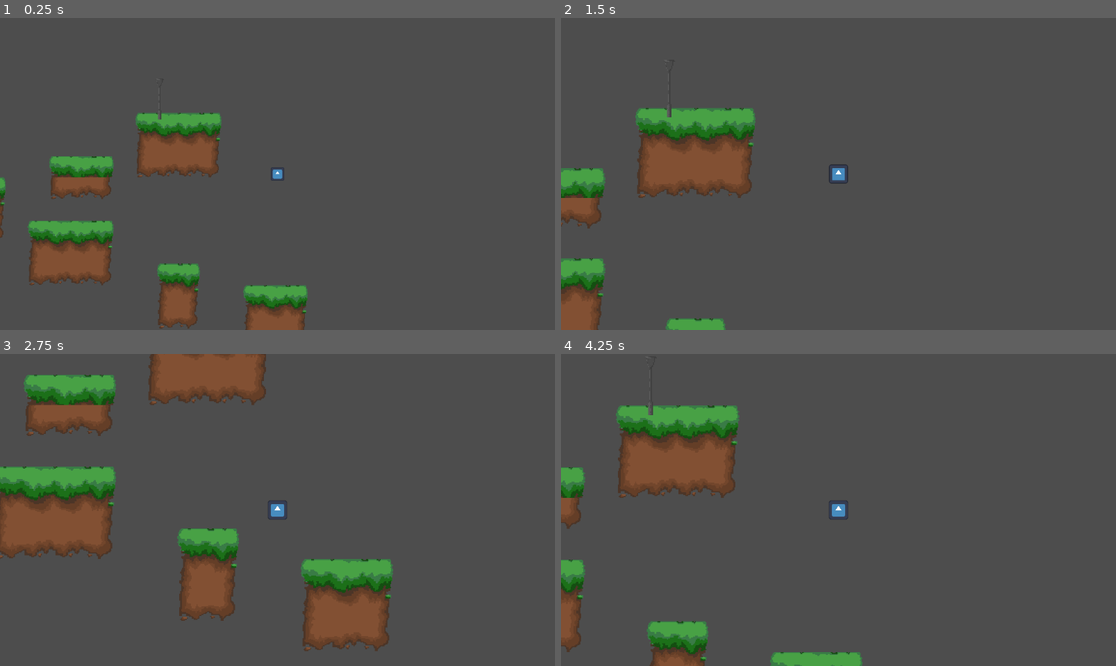
Above: before the commit, frames 1-4 (two rows, left to right).
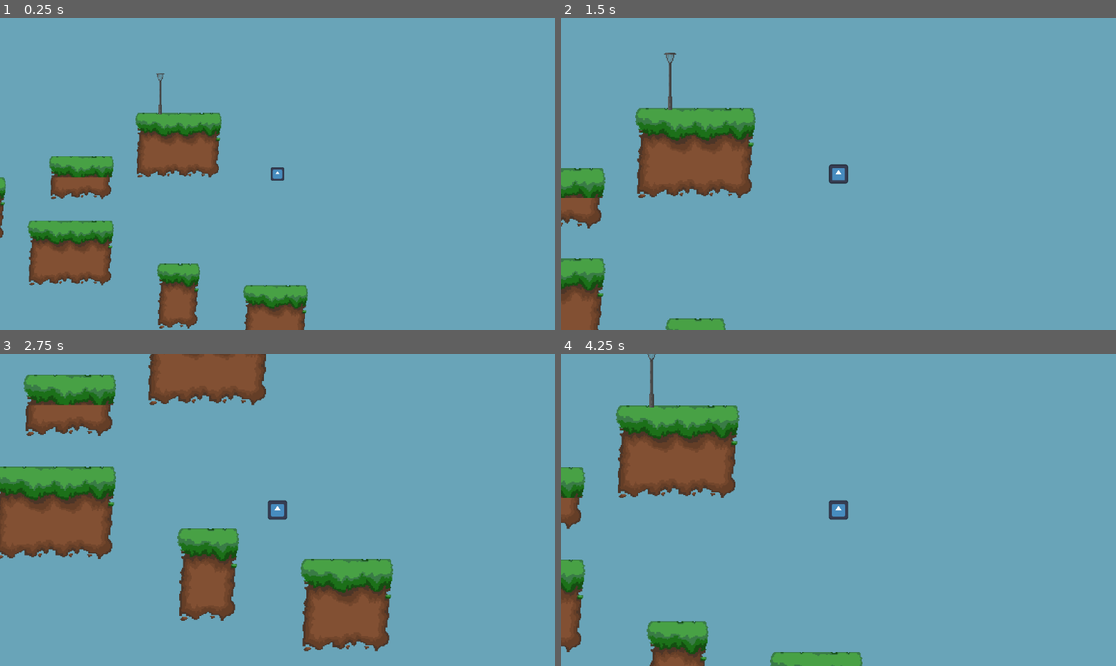
Above: after the commit, the same moments.

Repository: OriginalKitCat/the-treasure-of-treveldor
Game: Godot game, scene res://main.tscn
The game is run twice, just before and just after one commit, with the same random seed, the same clock (stepped at 60 frames per second) and the same inputs. The engine's default icon, where the game draws it, is replaced by a stand-in: a white triangle on a blue panel in a dark square.
Inputs:
- Up to frame 1 (0.25 s): no input
- Up to frame 2 (1.5 s): tap Enter (ui_accept) at 0.5, 0.77 s; hold Right (ui_right) from 0.53 s (still down); tap Alt at 0.6 s; tap Shift at 1.35 s
- Up to frame 3 (2.75 s): tap Enter (ui_accept) at 1.52 s; release Right (ui_right) at 2.03 s; hold Left (ui_left) from 2.03 s (still down); tap Alt at 2.1 s
- Up to frame 4 (4.25 s): release Left (ui_left) at 2.78 s; hold Right (ui_right) from 2.78 s (still down); tap Shift at 2.85 s; tap Enter (ui_accept) at 3.02, 3.77 s; tap Alt at 3.6 s

The runs differ from the first frame. In frame 1, 90% of the frame differs, in the area x 0-100%, y 0-100%; in frame 2, 91%; in frame 3, 81%; in frame 4, 90%.

Commit message:
added images

Diff:
--- a/main.tscn
+++ b/main.tscn
@@ -126,55 +126,56 @@
 script = ExtResource("3_h2yge")
 
 [node name="Checkpoint" parent="CheckpointManager" instance=ExtResource("5_7mycd")]
+position = Vector2(1, -8)
 
 [node name="DeathZone" parent="." instance=ExtResource("4_lquwl")]
 position = Vector2(79, 407)
 
 [connection signal="body_entered" from="TileMapLayer/DeathZone" to="TileMapLayer/DeathZone" method="_on_body_entered"]
-[connection signal="body_entered" from="TileMapLayer/@Area2D@117460" to="TileMapLayer/@Area2D@117460" method="_on_body_entered"]
-[connection signal="body_entered" from="TileMapLayer/@Area2D@117461" to="TileMapLayer/@Area2D@117461" method="_on_body_entered"]
-[connection signal="body_entered" from="TileMapLayer/@Area2D@117462" to="TileMapLayer/@Area2D@117462" method="_on_body_entered"]
-[connection signal="body_entered" from="TileMapLayer/@Area2D@117463" to="TileMapLayer/@Area2D@117463" method="_on_body_entered"]
-[connection signal="body_entered" from="TileMapLayer/@Area2D@117464" to="TileMapLayer/@Area2D@117464" method="_on_body_entered"]
-[connection signal="body_entered" from="TileMapLayer/@Area2D@117465" to="TileMapLayer/@Area2D@117465" method="_on_body_entered"]
-[connection signal="body_entered" from="TileMapLayer/@Area2D@117466" to="TileMapLayer/@Area2D@117466" method="_on_body_entered"]
-[connection signal="body_entered" from="TileMapLayer/@Area2D@117467" to="TileMapLayer/@Area2D@117467" method="_on_body_entered"]
-[connection signal="body_entered" from="TileMapLayer/@Area2D@117468" to="TileMapLayer/@Area2D@117468" method="_on_body_entered"]
-[connection signal="body_entered" from="TileMapLayer/@Area2D@117469" to="TileMapLayer/@Area2D@117469" method="_on_body_entered"]
-[connection signal="body_entered" from="TileMapLayer/@Area2D@117470" to="TileMapLayer/@Area2D@117470" method="_on_body_entered"]
-[connection signal="body_entered" from="TileMapLayer/@Area2D@117471" to="TileMapLayer/@Area2D@117471" method="_on_body_entered"]
-[connection signal="body_entered" from="TileMapLayer/@Area2D@117472" to="TileMapLayer/@Area2D@117472" method="_on_body_entered"]
-[connection signal="body_entered" from="TileMapLayer/@Area2D@117473" to="TileMapLayer/@Area2D@117473" method="_on_body_entered"]
-[connection signal="body_entered" from="TileMapLayer/@Area2D@117474" to="TileMapLayer/@Area2D@117474" method="_on_body_entered"]
-[connection signal="body_entered" from="TileMapLayer/@Area2D@117475" to="TileMapLayer/@Area2D@117475" method="_on_body_entered"]
-[connection signal="body_entered" from="TileMapLayer/@Area2D@117476" to="TileMapLayer/@Area2D@117476" method="_on_body_entered"]
-[connection signal="body_entered" from="TileMapLayer/@Area2D@117477" to="TileMapLayer/@Area2D@117477" method="_on_body_entered"]
-[connection signal="body_entered" from="TileMapLayer/@Area2D@117478" to="TileMapLayer/@Area2D@117478" method="_on_body_entered"]
-[connection signal="body_entered" from="TileMapLayer/@Area2D@117479" to="TileMapLayer/@Area2D@117479" method="_on_body_entered"]
-[connection signal="body_entered" from="TileMapLayer/@Area2D@117480" to="TileMapLayer/@Area2D@117480" method="_on_body_entered"]
-[connection signal="body_entered" from="TileMapLayer/@Area2D@117481" to="TileMapLayer/@Area2D@117481" method="_on_body_entered"]
-[connection signal="body_entered" from="TileMapLayer/@Area2D@117482" to="TileMapLayer/@Area2D@117482" method="_on_body_entered"]
-[connection signal="body_entered" from="TileMapLayer/@Area2D@117483" to="TileMapLayer/@Area2D@117483" method="_on_body_entered"]
-[connection signal="body_entered" from="TileMapLayer/@Area2D@117484" to="TileMapLayer/@Area2D@117484" method="_on_body_entered"]
-[connection signal="body_entered" from="TileMapLayer/@Area2D@117485" to="TileMapLayer/@Area2D@117485" method="_on_body_entered"]
-[connection signal="body_entered" from="TileMapLayer/@Area2D@117486" to="TileMapLayer/@Area2D@117486" method="_on_body_entered"]
-[connection signal="body_entered" from="TileMapLayer/@Area2D@117487" to="TileMapLayer/@Area2D@117487" method="_on_body_entered"]
-[connection signal="body_entered" from="TileMapLayer/@Area2D@117488" to="TileMapLayer/@Area2D@117488" method="_on_body_entered"]
-[connection signal="body_entered" from="TileMapLayer/@Area2D@117489" to="TileMapLayer/@Area2D@117489" method="_on_body_entered"]
-[connection signal="body_entered" from="TileMapLayer/@Area2D@117490" to="TileMapLayer/@Area2D@117490" method="_on_body_entered"]
-[connection signal="body_entered" from="TileMapLayer/@Area2D@117491" to="TileMapLayer/@Area2D@117491" method="_on_body_entered"]
-[connection signal="body_entered" from="TileMapLayer/@Area2D@117492" to="TileMapLayer/@Area2D@117492" method="_on_body_entered"]
-[connection signal="body_entered" from="TileMapLayer/@Area2D@117493" to="TileMapLayer/@Area2D@117493" method="_on_body_entered"]
-[connection signal="body_entered" from="TileMapLayer/@Area2D@117494" to="TileMapLayer/@Area2D@117494" method="_on_body_entered"]
-[connection signal="body_entered" from="TileMapLayer/@Area2D@117495" to="TileMapLayer/@Area2D@117495" method="_on_body_entered"]
-[connection signal="body_entered" from="TileMapLayer/@Area2D@117496" to="TileMapLayer/@Area2D@117496" method="_on_body_entered"]
-[connection signal="body_entered" from="TileMapLayer/@Area2D@117497" to="TileMapLayer/@Area2D@117497" method="_on_body_entered"]
-[connection signal="body_entered" from="TileMapLayer/@Area2D@117498" to="TileMapLayer/@Area2D@117498" method="_on_body_entered"]
-[connection signal="body_entered" from="TileMapLayer/@Area2D@117499" to="TileMapLayer/@Area2D@117499" method="_on_body_entered"]
-[connection signal="body_entered" from="TileMapLayer/@Area2D@117500" to="TileMapLayer/@Area2D@117500" method="_on_body_entered"]
-[connection signal="body_entered" from="TileMapLayer/@Area2D@117501" to="TileMapLayer/@Area2D@117501" method="_on_body_entered"]
-[connection signal="body_entered" from="TileMapLayer/@Area2D@117502" to="TileMapLayer/@Area2D@117502" method="_on_body_entered"]
-[connection signal="body_entered" from="TileMapLayer/@Area2D@117503" to="TileMapLayer/@Area2D@117503" method="_on_body_entered"]
-[connection signal="body_entered" from="TileMapLayer/@Area2D@117504" to="TileMapLayer/@Area2D@117504" method="_on_body_entered"]
-[connection signal="body_entered" from="TileMapLayer/@Area2D@117505" to="TileMapLayer/@Area2D@117505" method="_on_body_entered"]
-[connection signal="body_entered" from="TileMapLayer/@Area2D@117506" to="TileMapLayer/@Area2D@117506" method="_on_body_entered"]
+[connection signal="body_entered" from="TileMapLayer/@Area2D@119399" to="TileMapLayer/@Area2D@119399" method="_on_body_entered"]
+[connection signal="body_entered" from="TileMapLayer/@Area2D@119400" to="TileMapLayer/@Area2D@119400" method="_on_body_entered"]
+[connection signal="body_entered" from="TileMapLayer/@Area2D@119401" to="TileMapLayer/@Area2D@119401" method="_on_body_entered"]
+[connection signal="body_entered" from="TileMapLayer/@Area2D@119402" to="TileMapLayer/@Area2D@119402" method="_on_body_entered"]
+[connection signal="body_entered" from="TileMapLayer/@Area2D@119403" to="TileMapLayer/@Area2D@119403" method="_on_body_entered"]
+[connection signal="body_entered" from="TileMapLayer/@Area2D@119404" to="TileMapLayer/@Area2D@119404" method="_on_body_entered"]
+[connection signal="body_entered" from="TileMapLayer/@Area2D@119405" to="TileMapLayer/@Area2D@119405" method="_on_body_entered"]
+[connection signal="body_entered" from="TileMapLayer/@Area2D@119406" to="TileMapLayer/@Area2D@119406" method="_on_body_entered"]
+[connection signal="body_entered" from="TileMapLayer/@Area2D@119407" to="TileMapLayer/@Area2D@119407" method="_on_body_entered"]
+[connection signal="body_entered" from="TileMapLayer/@Area2D@119408" to="TileMapLayer/@Area2D@119408" method="_on_body_entered"]
+[connection signal="body_entered" from="TileMapLayer/@Area2D@119409" to="TileMapLayer/@Area2D@119409" method="_on_body_entered"]
+[connection signal="body_entered" from="TileMapLayer/@Area2D@119410" to="TileMapLayer/@Area2D@119410" method="_on_body_entered"]
+[connection signal="body_entered" from="TileMapLayer/@Area2D@119411" to="TileMapLayer/@Area2D@119411" method="_on_body_entered"]
+[connection signal="body_entered" from="TileMapLayer/@Area2D@119412" to="TileMapLayer/@Area2D@119412" method="_on_body_entered"]
+[connection signal="body_entered" from="TileMapLayer/@Area2D@119413" to="TileMapLayer/@Area2D@119413" method="_on_body_entered"]
+[connection signal="body_entered" from="TileMapLayer/@Area2D@119414" to="TileMapLayer/@Area2D@119414" method="_on_body_entered"]
+[connection signal="body_entered" from="TileMapLayer/@Area2D@119415" to="TileMapLayer/@Area2D@119415" method="_on_body_entered"]
+[connection signal="body_entered" from="TileMapLayer/@Area2D@119416" to="TileMapLayer/@Area2D@119416" method="_on_body_entered"]
+[connection signal="body_entered" from="TileMapLayer/@Area2D@119417" to="TileMapLayer/@Area2D@119417" method="_on_body_entered"]
+[connection signal="body_entered" from="TileMapLayer/@Area2D@119418" to="TileMapLayer/@Area2D@119418" method="_on_body_entered"]
+[connection signal="body_entered" from="TileMapLayer/@Area2D@119419" to="TileMapLayer/@Area2D@119419" method="_on_body_entered"]
+[connection signal="body_entered" from="TileMapLayer/@Area2D@119420" to="TileMapLayer/@Area2D@119420" method="_on_body_entered"]
+[connection signal="body_entered" from="TileMapLayer/@Area2D@119421" to="TileMapLayer/@Area2D@119421" method="_on_body_entered"]
+[connection signal="body_entered" from="TileMapLayer/@Area2D@119422" to="TileMapLayer/@Area2D@119422" method="_on_body_entered"]
+[connection signal="body_entered" from="TileMapLayer/@Area2D@119423" to="TileMapLayer/@Area2D@119423" method="_on_body_entered"]
+[connection signal="body_entered" from="TileMapLayer/@Area2D@119424" to="TileMapLayer/@Area2D@119424" method="_on_body_entered"]
+[connection signal="body_entered" from="TileMapLayer/@Area2D@119425" to="TileMapLayer/@Area2D@119425" method="_on_body_entered"]
+[connection signal="body_entered" from="TileMapLayer/@Area2D@119426" to="TileMapLayer/@Area2D@119426" method="_on_body_entered"]
+[connection signal="body_entered" from="TileMapLayer/@Area2D@119427" to="TileMapLayer/@Area2D@119427" method="_on_body_entered"]
+[connection signal="body_entered" from="TileMapLayer/@Area2D@119428" to="TileMapLayer/@Area2D@119428" method="_on_body_entered"]
+[connection signal="body_entered" from="TileMapLayer/@Area2D@119429" to="TileMapLayer/@Area2D@119429" method="_on_body_entered"]
+[connection signal="body_entered" from="TileMapLayer/@Area2D@119430" to="TileMapLayer/@Area2D@119430" method="_on_body_entered"]
+[connection signal="body_entered" from="TileMapLayer/@Area2D@119431" to="TileMapLayer/@Area2D@119431" method="_on_body_entered"]
+[connection signal="body_entered" from="TileMapLayer/@Area2D@119432" to="TileMapLayer/@Area2D@119432" method="_on_body_entered"]
+[connection signal="body_entered" from="TileMapLayer/@Area2D@119433" to="TileMapLayer/@Area2D@119433" method="_on_body_entered"]
+[connection signal="body_entered" from="TileMapLayer/@Area2D@119434" to="TileMapLayer/@Area2D@119434" method="_on_body_entered"]
+[connection signal="body_entered" from="TileMapLayer/@Area2D@119435" to="TileMapLayer/@Area2D@119435" method="_on_body_entered"]
+[connection signal="body_entered" from="TileMapLayer/@Area2D@119436" to="TileMapLayer/@Area2D@119436" method="_on_body_entered"]
+[connection signal="body_entered" from="TileMapLayer/@Area2D@119437" to="TileMapLayer/@Area2D@119437" method="_on_body_entered"]
+[connection signal="body_entered" from="TileMapLayer/@Area2D@119438" to="TileMapLayer/@Area2D@119438" method="_on_body_entered"]
+[connection signal="body_entered" from="TileMapLayer/@Area2D@119439" to="TileMapLayer/@Area2D@119439" method="_on_body_entered"]
+[connection signal="body_entered" from="TileMapLayer/@Area2D@119440" to="TileMapLayer/@Area2D@119440" method="_on_body_entered"]
+[connection signal="body_entered" from="TileMapLayer/@Area2D@119441" to="TileMapLayer/@Area2D@119441" method="_on_body_entered"]
+[connection signal="body_entered" from="TileMapLayer/@Area2D@119442" to="TileMapLayer/@Area2D@119442" method="_on_body_entered"]
+[connection signal="body_entered" from="TileMapLayer/@Area2D@119443" to="TileMapLayer/@Area2D@119443" method="_on_body_entered"]
+[connection signal="body_entered" from="TileMapLayer/@Area2D@119444" to="TileMapLayer/@Area2D@119444" method="_on_body_entered"]
+[connection signal="body_entered" from="TileMapLayer/@Area2D@119445" to="TileMapLayer/@Area2D@119445" method="_on_body_entered"]
--- a/project.godot
+++ b/project.godot
@@ -57,3 +57,4 @@
 [rendering]
 
 textures/canvas_textures/default_texture_filter=0
+environment/defaults/default_clear_color=Color(0.4104, 0.6426, 0.72, 1)
Not shown, added: export_presets.cfg
